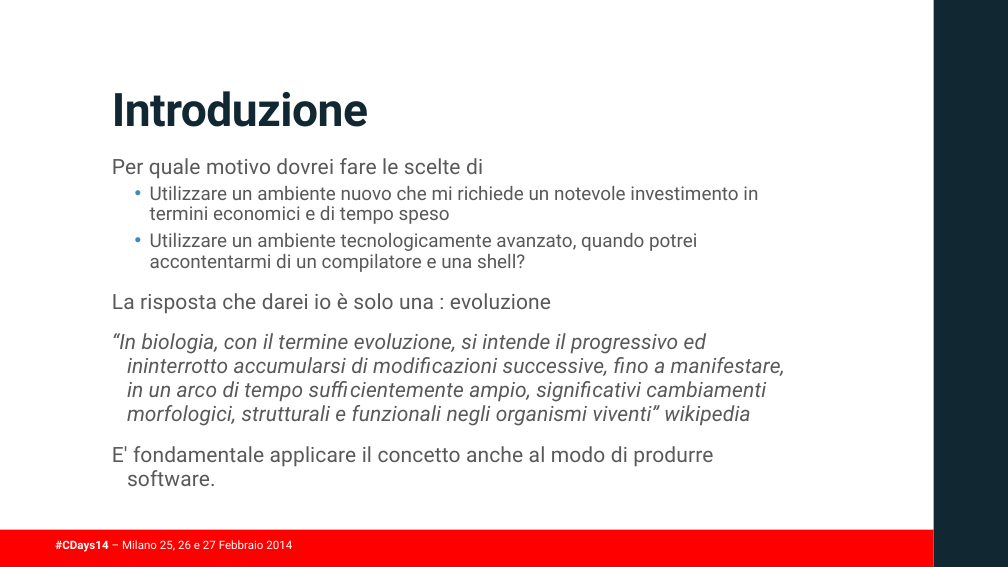
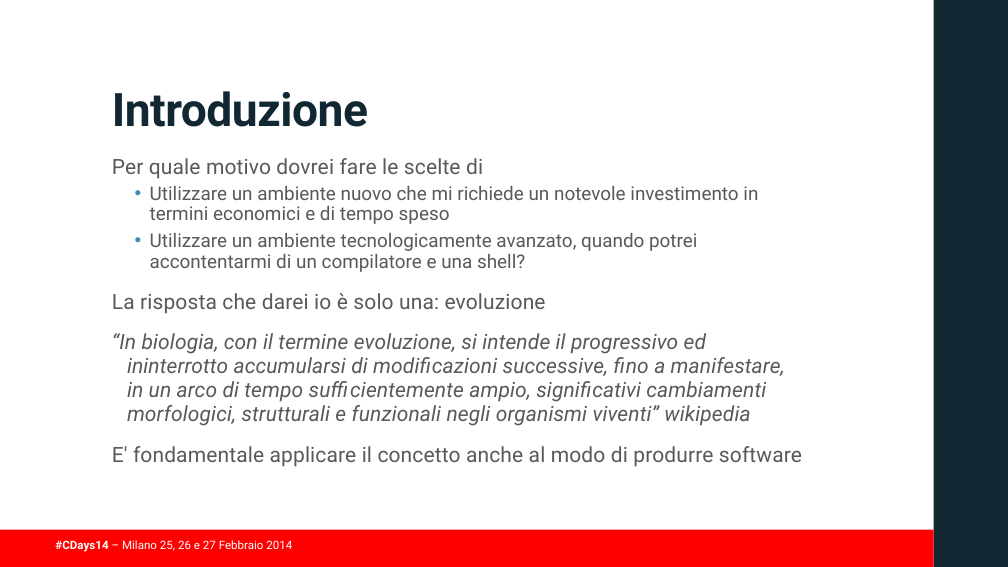
Before and after one commit to guidop/CDays14, a slide deck: slide 7 of presentazioneCDAYS2014.pptx. Drawn at 1008x567 pixels with LibreOffice and Linux fonts; fonts in the diff are those of the drawing; background and template pictures are left out. Boxes give left, top, right and bottom in pixels: in the first picture for what was removed or moved away, otherwise in the second. Text is boxed around its words. In the diff, an @@ line names an element or a change of style, - is before the commit and + after.

```diff
--- a/presentazioneCDAYS2014.pptx
+++ b/presentazioneCDAYS2014.pptx
@@ text at (112,293,546,314): spaces changed @@
-La risposta che darei io è solo una : evoluzione
+La risposta che darei io è solo una: evoluzione
@@ text at (112,446,802,467): text changed @@
-E' fondamentale applicare il concetto anche al modo di produrre software.
+E' fondamentale applicare il concetto anche al modo di produrre software
```
Also in this commit, not shown: 8 other slides changed.
